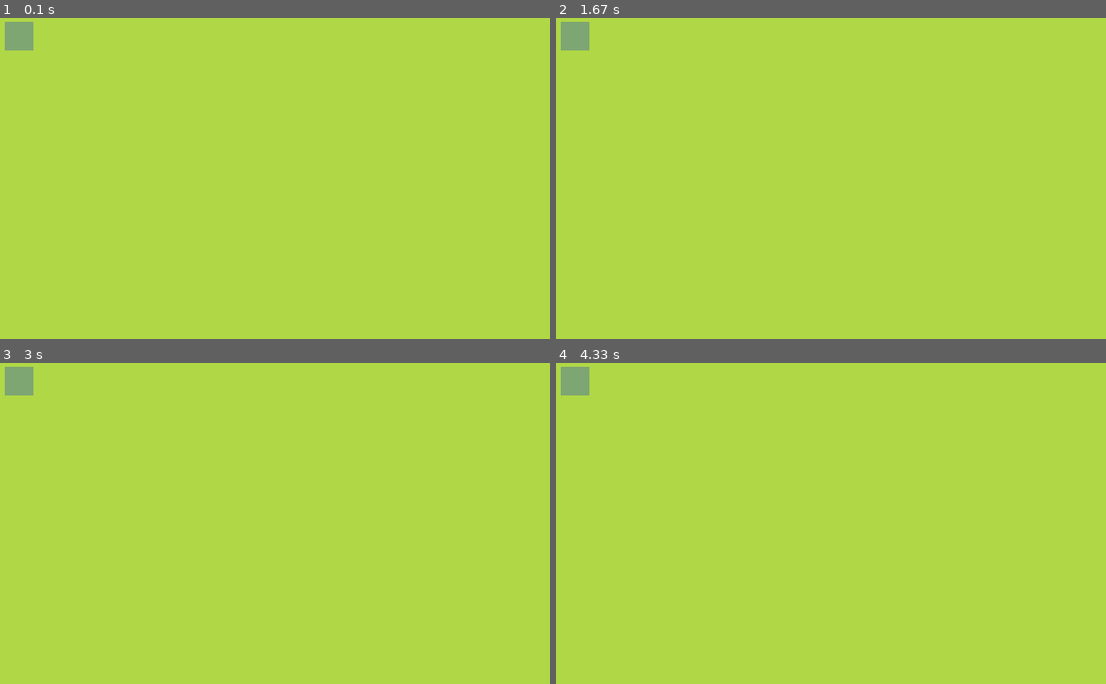
Above: before the commit, frames 1-4 (two rows, left to right).
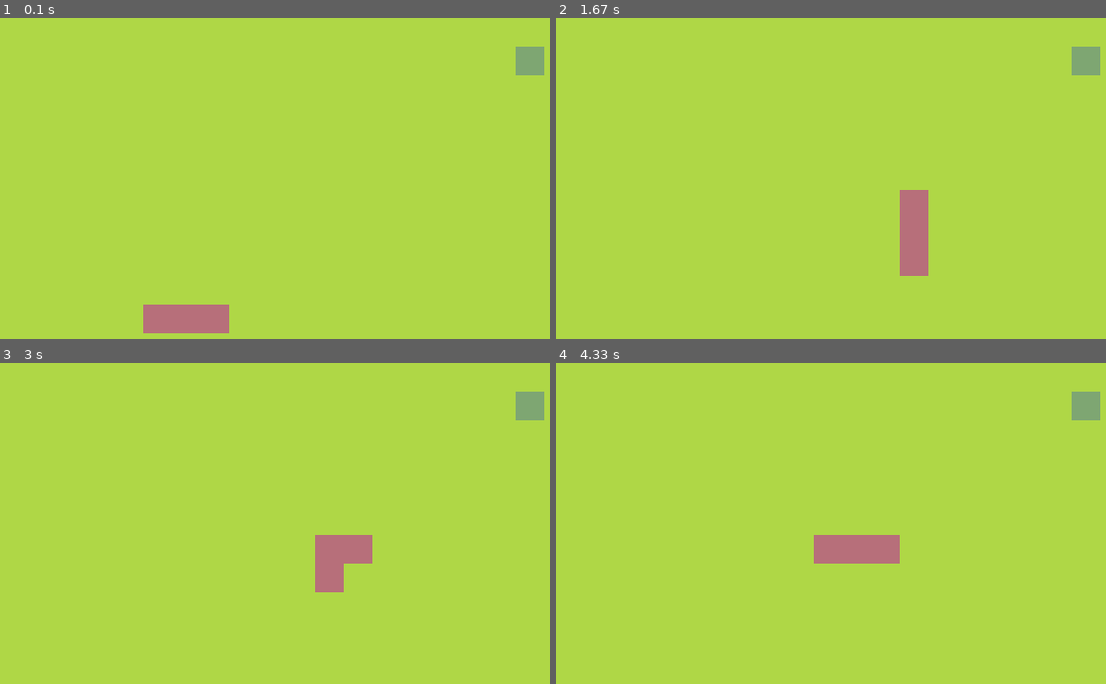
Above: after the commit, the same moments.

Repository: VHMachado/Snake.pygame
Game: pygame game, started from main.py
Same seed, same stepped clock (60 frames per second), same inputs: the game is played once before the commit and once after it.
Inputs:
- Up to frame 1 (0.1 s): no input
- Up to frame 2 (1.67 s): tap Enter at 0.33 s; hold Right 0.67-1.13 s; hold Up 1.17-1.63 s
- Up to frame 3 (3 s): hold Right 1.67-2.13 s; hold Left 2.17-2.7 s; hold Down from 2.73 s (still down)
- Up to frame 4 (4.33 s): release Down at 3.03 s; hold Left 3.07-3.47 s; hold Up 3.5-3.87 s; hold Right from 3.9 s (still down)

The runs differ from the first frame. In frame 1, 2.3% of the frame differs, in the area x 0-99%, y 1-99%; in frame 2, 2.3%; in frame 3, 2.3%; in frame 4, 2.3%.

Commit message:
Snake moving now!

Diff:
--- a/main.py
+++ b/main.py
@@ -1,13 +1,36 @@
-import pygame, sys
+import pygame, sys, random
 from pygame.math import Vector2
+
+class SNAKE:
+    def __init__(self):
+        self.body = [Vector2(5,10), Vector2(6,10), Vector2(7,10)]
+        self.direction = Vector2(1,0)
+
+    def draw_snake(self):
+        for block in self.body:
+            x = int(block.x * cell_size)
+            y = int(block.y * cell_size)
+            w = h = cell_size
+            snake_rect_size = (x, y, w, h)
+            snake_rect = pygame.Rect(snake_rect_size)
+            pygame.draw.rect(screen, (183,111,122), snake_rect)
+
+    def move_snake(self):
+        body_copy = self.body[:-1]
+        body_copy.insert(0, body_copy[0] + self.direction)
+        self.body = body_copy[:]
 
 class FRUIT:
     def __init__(self):
-        self.x = 5
-        self.y = 4
+        self.x = random.randint(0, cell_number - 1)
+        self.y = random.randint(0, cell_number - 1)
         self.pos = Vector2(self.x, self.y)
+
     def draw_fruit(self):
-        fruit_rect_size = (x, y, w, h) = self.pos.x, self.pos.y, cell_size, cell_size
+        x = int(self.pos.x * cell_size)
+        y = int(self.pos.y * cell_size)
+        w = h = cell_size
+        fruit_rect_size = (x, y, w, h)
         fruit_rect = pygame.Rect(fruit_rect_size)
         pygame.draw.rect(screen, (126,166,114), fruit_rect)
 
@@ -20,17 +43,11 @@
 screen_size = (width, height) = dimensions, dimensions
 screen = pygame.display.set_mode((screen_size))
 
-# rect_size_draw = x, y, w, h = 100, 200, 50, 50
-# test_rect_draw = pygame.Rect(rect_size)
+fruit = FRUIT()
+snake = SNAKE()
 
-# surface_size = (width, height) = 100, 200
-# test_surface = pygame.Surface((surface_size))
-# test_rect = test_surface.get_rect(center = (200,250))
-# test_surface.fill('light blue')
-
-fruit = FRUIT()
-
-screen.fill((175,215,70))
+SCREEN_UPDATE = pygame.USEREVENT
+pygame.time.set_timer(SCREEN_UPDATE, 150)
 
 clock = pygame.time.Clock()
 framerate = 60
@@ -40,9 +57,20 @@
         if event.type == pygame.QUIT:
             pygame.quit()
             sys.exit()
+        if event.type == SCREEN_UPDATE:
+            snake.move_snake()
+        if event.type == pygame.KEYDOWN:
+            if event.key == pygame.K_UP:
+                snake.direction = Vector2(0,-1)
+            if event.key == pygame.K_DOWN:
+                snake.direction = Vector2(0,1)
+            if event.key == pygame.K_RIGHT:
+                snake.direction = Vector2(1,0)
+            if event.key == pygame.K_LEFT:
+                snake.direction = Vector2(-1,0)
 
-    # pygame.draw.ellipse(screen, pygame.Color('red'), test_rect_draw)
-    # screen.blit(test_surface,test_rect)
+    screen.fill((175,215,70))
     fruit.draw_fruit()
+    snake.draw_snake()
     pygame.display.update()
     clock.tick(framerate)
